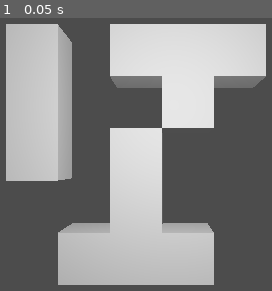
Above: before the commit, frame 1.
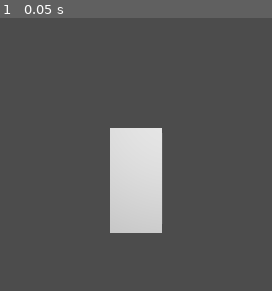
Above: after the commit, the same moment.

Repository: Actual-Heathen/Rosary
Game: Godot game, scene res://scenes/map_builder_TEST.tscn
The game is run twice, just before and just after one commit, with the same random seed, the same clock (stepped at 60 frames per second) and the same inputs. This scene is started directly instead of the project's main scene.
Inputs:
- Up to frame 1 (0.05 s): no input

The runs differ from the first frame. In frame 1, 42% of the frame differs, in the area x 2-98%, y 2-98%.

Commit message:
fixed map_builder making inacessable rooms

Diff:
--- a/scripts/map_builder.gd
+++ b/scripts/map_builder.gd
@@ -14,6 +14,10 @@
 	print_matrix() #print out the elements of the matrix for debugging
 	snip_matrix() # snip nonconnecting rooms off
 	print("S N I P")
+	print_matrix() #print out the elements of the matrix for debugging
+	open_matrix() #determine the starting room of the matrix
+	crop_matrix() #crop everything off that the player cannot access
+	print("C R O P P E D")
 	print_matrix() #print out the elements of the matrix for debugging
  #now that the matrix is complete, time to build the rooms based on the matrix
 	place_rooms() #create dynamic_room children in the correct spots
@@ -70,13 +74,57 @@
 				if safe == false:
 					maptrix[x][y] = 0
 
+#mark the starting room
+func open_matrix():
+	randomize()
+	var rng = RandomNumberGenerator.new()
+	rng.randomize()
+	var x = randi() % width
+	var y = randi() % height
+	while maptrix[x][y] != 1:
+		x = randi() % width
+		y = randi() % height
+	maptrix[x][y] = 2
+
+#remove inacessable rooms
+func crop_matrix():
+	var safe = true
+	var run = true
+	var updated_last = true
+	while run == true:
+		run = false
+		for x in range(width):
+			for y in range(height):
+				safe = false
+				updated_last = false
+				if maptrix[x][y] == 1:
+					run = true
+					if x+1 < width  && maptrix[x+1][y] == 2:
+						safe = true
+					if x-1 > 0      && maptrix[x-1][y] == 2:
+						safe = true
+					if y+1 < height && maptrix[x][y+1] == 2:
+						safe = true
+					if y-1 > 0      && maptrix[x][y-1] == 2:
+						safe = true
+					if safe == true:
+						maptrix[x][y] = 2
+						updated_last = true
+					elif safe == false && updated_last == false:
+						maptrix[x][y] = 0
+
+
+
+
+
+
 #create dynamic_room children in the correct spots
 func place_rooms():
 	var room = preload("res://prefabs/dynamic_room.tscn")
 	var cur_room
 	for x in range(width):
 		for y in range(height):
-			if maptrix[x][y] == 1:
+			if maptrix[x][y] >= 1:
 				cur_room = room.instance()
 				add_child(cur_room)
 				cur_room.translation = Vector3(x*2,y*2,0)
